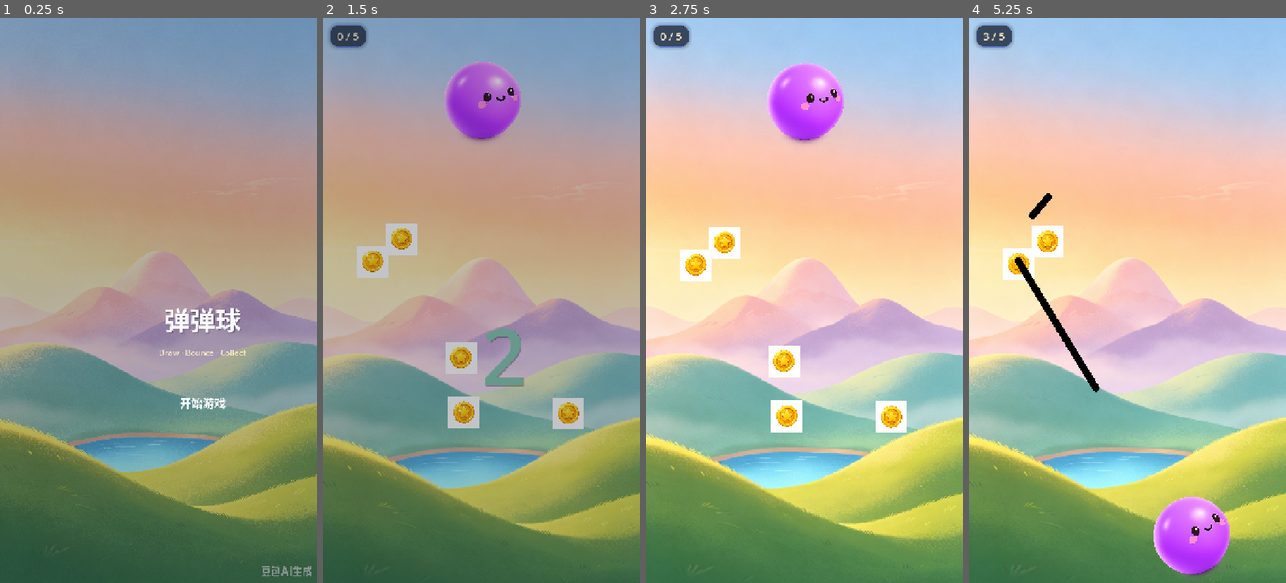
Above: before the commit, frames 1-4 (left to right).
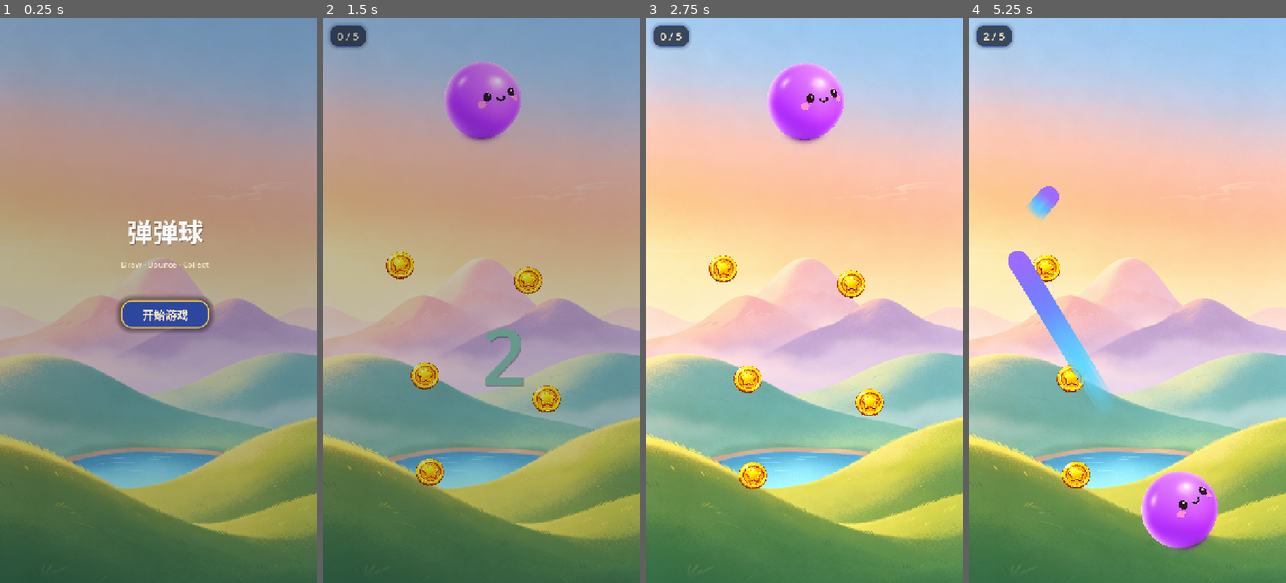
Above: after the commit, the same moments.

Repository: day-dreamer-11/bounce-line-
Game: Godot game, scene res://scenes/TrailDemo.tscn
Same seed, same stepped clock (60 frames per second), same inputs: the game is played once before the commit and once after it.
Inputs (mouse positions are in pixels of both pictures, inside the frame that each line leads up to):
- Up to frame 1 (0.25 s): no input
- Up to frame 2 (1.5 s): click "开始游戏" at 0.5 s; tap Enter at 1.25 s; move the mouse to (551, 272) at 1.27 s; click (551, 272) at 1.42 s
- Up to frame 3 (2.75 s): drag from (741, 328) to (890, 419) at 2.02 s
- Up to frame 4 (5.25 s): move the mouse to (1159, 176) at 2.77 s; click (1159, 176) at 2.92 s; drag from (1111, 413) to (1019, 260) at 3.52 s; move the mouse to (1222, 385) at 4.27 s; click (1222, 385) at 4.42 s; drag from (1032, 215) to (1079, 159) at 5.02 s

The runs differ from the first frame. In frame 1, 19% of the frame differs, in the area x 0-100%, y 35-99%; in frame 2, 4.3%; in frame 3, 4.4%; in frame 4, 7.7%.

Commit message:
feat: Glow trail system + coin enlargement + premium UI buttons
- Stroke redesigned with 3-layer Line2D glow (outer/mid/core) using
  purple-blue-cyan gradient, width curve taper, and soft-edge shader
- Trail points expire naturally over 2s; speed affects length (300-450px)
- Sparkle particles emit during drawing, count scales with ball speed
- Coin DISPLAY_RADIUS 36→54, collision synced; safe distance 380px
- All screens unified to background.png; UI shifted upper-left
- Buttons restyled with gold 3px border, deep blue fill, layered shadows

Co-Authored-By: Claude Opus 4.7 <noreply@anthropic.com>

Diff:
--- /dev/null
+++ b/assets/trail_glow.gdshader
@@ -0,0 +1,10 @@
+shader_type canvas_item;
+render_mode unshaded;
+
+uniform float edge_softness : hint_range(0.0, 1.0) = 0.5;
+
+void fragment() {
+	float dist = abs(UV.y - 0.5) * 2.0;
+	float soft = 1.0 - smoothstep(edge_softness, 1.0, dist);
+	COLOR.a *= soft;
+}
--- a/scenes/Stroke.tscn
+++ b/scenes/Stroke.tscn
@@ -5,7 +5,11 @@
 [node name="Stroke" type="Node2D"]
 script = ExtResource("1_stroke")
 
-[node name="Line2D" type="Line2D" parent="."]
+[node name="OuterLine" type="Line2D" parent="."]
+
+[node name="MidLine" type="Line2D" parent="."]
+
+[node name="CoreLine" type="Line2D" parent="."]
 
 [node name="StaticBody2D" type="StaticBody2D" parent="."]
 
--- a/scripts/coin.gd
+++ b/scripts/coin.gd
@@ -1,7 +1,7 @@
 extends Area2D
 ## Gold coin — texture from assets/coin.png, collision matches display.
 
-const DISPLAY_RADIUS := 36.0
+const DISPLAY_RADIUS := 54.0
 
 signal collected
 
--- a/scripts/coin_container.gd
+++ b/scripts/coin_container.gd
@@ -2,9 +2,9 @@
 ## Spawns 5 coins at random positions + shows collection counter.
 
 const COIN_COUNT := 5
-const COIN_RADIUS := 18.0
-const EDGE_MARGIN := 80.0
-const BALL_SAFE_DIST := 200.0
+const COIN_RADIUS := 54.0
+const EDGE_MARGIN := 110.0
+const BALL_SAFE_DIST := 380.0
 
 const COLOR_BLUE := Color(0.35, 0.49, 0.93)
 const COLOR_WHITE := Color(0.98, 0.98, 0.99)
@@ -59,7 +59,7 @@
 
 func _spawn_coins() -> void:
 	var bounds := Vector2(720, 1280)
-	var ball_pos := Vector2(360, 130)
+	var ball_pos: Vector2 = get_node("../Ball").position
 	var placed: Array[Vector2] = []
 
 	for _i in COIN_COUNT:
@@ -114,7 +114,7 @@
 	canvas.process_mode = Node.PROCESS_MODE_ALWAYS
 	add_child(canvas)
 
-	var tex := load("res://assets/ui_overlay.png")
+	var tex := load("res://assets/background.png")
 	if tex:
 		var bg := TextureRect.new()
 		bg.texture = tex
@@ -131,6 +131,7 @@
 
 	var vbox := VBoxContainer.new()
 	vbox.set_anchors_preset(Control.PRESET_CENTER)
+	vbox.position = Vector2(-85, -200)
 	vbox.alignment = BoxContainer.ALIGNMENT_CENTER
 	vbox.add_theme_constant_override("separation", 20)
 	canvas.add_child(vbox)
@@ -192,29 +193,45 @@
 func _make_styled_button(text: String, w: float, h: float) -> Button:
 	var btn := Button.new()
 	btn.text = text
-	btn.flat = true
+	btn.alignment = HORIZONTAL_ALIGNMENT_CENTER
 	btn.add_theme_font_size_override("font_size", 24)
-	btn.add_theme_color_override("font_color", COLOR_WHITE)
+	btn.add_theme_color_override("font_color", COLOR_GOLD)
 	btn.custom_minimum_size = Vector2(w, h)
 
+	const BORDER := Color(0.96, 0.82, 0.35, 0.9)
+
 	var normal := StyleBoxFlat.new()
-	normal.bg_color = COLOR_BLUE
-	normal.corner_radius_top_left = 20
-	normal.corner_radius_top_right = 20
-	normal.corner_radius_bottom_left = 20
-	normal.corner_radius_bottom_right = 20
-	normal.shadow_size = 8
-	normal.shadow_color = Color(COLOR_BLUE.r, COLOR_BLUE.g, COLOR_BLUE.b, 0.4)
+	normal.bg_color = Color(0.18, 0.28, 0.62)
+	normal.corner_radius_top_left = 24
+	normal.corner_radius_top_right = 24
+	normal.corner_radius_bottom_left = 24
+	normal.corner_radius_bottom_right = 24
+	normal.border_width_left = 3
+	normal.border_width_right = 3
+	normal.border_width_top = 3
+	normal.border_width_bottom = 3
+	normal.border_color = BORDER
+	normal.shadow_size = 14
+	normal.shadow_color = Color(0, 0, 0, 0.45)
 	btn.add_theme_stylebox_override("normal", normal)
 
 	var hover := normal.duplicate()
-	hover.bg_color = Color(0.45, 0.58, 0.96)
+	hover.bg_color = Color(0.25, 0.36, 0.72)
+	hover.border_color = Color(1.0, 0.92, 0.55, 0.95)
+	hover.shadow_size = 20
+	hover.shadow_color = Color(COLOR_BLUE.r, COLOR_BLUE.g, COLOR_BLUE.b, 0.5)
 	btn.add_theme_stylebox_override("hover", hover)
 
 	var pressed := normal.duplicate()
 	pressed.bg_color = Color(0.20, 0.31, 0.72)
-	pressed.shadow_size = 2
+	pressed.border_color = Color(0.75, 0.60, 0.15, 0.8)
+	pressed.shadow_size = 4
+	pressed.shadow_color = Color(0, 0, 0, 0.2)
+	pressed.content_margin_top = 4
+	pressed.content_margin_bottom = -4
 	btn.add_theme_stylebox_override("pressed", pressed)
+
+	btn.add_theme_stylebox_override("focus", normal)
 
 	btn.pressed.connect(func():
 		var tw := create_tween()
--- a/scripts/stroke.gd
+++ b/scripts/stroke.gd
@@ -1,40 +1,78 @@
 extends Node2D
-## A single stroke — Line2D visual + collision for ball bounce.
+## Energy trail stroke — multi-layer glow.
 
-const LINE_WIDTH := 16.0
+const COLOR_CORE := Color("9D6BFF")
+const COLOR_MID := Color("6F7DFF")
+const COLOR_EDGE := Color("5FD8FF")
+
 const POINT_LIFETIME := 2.0
-const MIN_SAMPLE_DIST := 6.0
-const MAX_TOTAL_DIST := 400.0
+const FADE_DURATION := 1.0
+const MIN_SAMPLE_DIST := 2.0
+const TRAIL_MIN_LEN := 300.0
+const TRAIL_MAX_LEN := 450.0
+const COLLISION_HALF := 8.0
 
 var _points: Array[Dictionary] = []
 var _total_dist: float = 0.0
+var _max_length: float = TRAIL_MIN_LEN
+var _fading: bool = false
 
-@onready var _line: Line2D = $Line2D
+@onready var _outer: Line2D = $OuterLine
+@onready var _mid: Line2D = $MidLine
+@onready var _core: Line2D = $CoreLine
 @onready var _collision: CollisionPolygon2D = $StaticBody2D/CollisionPolygon2D
 
 
 func _ready() -> void:
-	_line.width = LINE_WIDTH
-	_line.default_color = Color.BLACK
-	_line.begin_cap_mode = Line2D.LINE_CAP_ROUND
-	_line.end_cap_mode = Line2D.LINE_CAP_ROUND
-	_line.joint_mode = Line2D.LINE_JOINT_ROUND
-	_line.clear_points()
+	_setup_line(_outer, 48.0, Color(COLOR_EDGE.r, COLOR_EDGE.g, COLOR_EDGE.b, 0.06))
+	_setup_line(_mid, 28.0, Color(COLOR_MID.r, COLOR_MID.g, COLOR_MID.b, 0.18))
+	_setup_line(_core, 16.0, COLOR_CORE)
 
-	_collision.polygon = PackedVector2Array()
-	_collision.disabled = true
+	var curve := Curve.new()
+	curve.bake_resolution = 32
+	curve.add_point(Vector2(0.0, 0.1), 0, 0, Curve.TANGENT_LINEAR, Curve.TANGENT_LINEAR)
+	curve.add_point(Vector2(0.3, 0.4), 0, 0, Curve.TANGENT_LINEAR, Curve.TANGENT_LINEAR)
+	curve.add_point(Vector2(0.7, 0.8), 0, 0, Curve.TANGENT_LINEAR, Curve.TANGENT_LINEAR)
+	curve.add_point(Vector2(1.0, 1.0), 0, 0, Curve.TANGENT_LINEAR, Curve.TANGENT_LINEAR)
+	_core.width_curve = curve
 
 	var mat := PhysicsMaterial.new()
 	mat.bounce = 1.0
 	mat.friction = 0.0
 	$StaticBody2D.physics_material_override = mat
+	_collision.polygon = PackedVector2Array()
+	_collision.disabled = true
+
+
+func _setup_line(line: Line2D, base_width: float, color: Color) -> void:
+	line.width = base_width
+	line.default_color = color
+	line.begin_cap_mode = Line2D.LINE_CAP_ROUND
+	line.end_cap_mode = Line2D.LINE_CAP_ROUND
+	line.joint_mode = Line2D.LINE_JOINT_ROUND
+
+	var grad := Gradient.new()
+	grad.offsets = PackedFloat32Array([0.0, 0.15, 0.4, 0.7, 1.0])
+	grad.colors = PackedColorArray([
+		Color(COLOR_EDGE, 0.0),
+		Color(COLOR_EDGE.r, COLOR_EDGE.g, COLOR_EDGE.b, 0.2),
+		COLOR_EDGE,
+		COLOR_MID,
+		COLOR_CORE
+	])
+	line.gradient = grad
+
+
+func set_speed_factor(factor: float) -> void:
+	_max_length = lerp(TRAIL_MIN_LEN, TRAIL_MAX_LEN, clampf(factor, 0.0, 1.0))
 
 
 func add_point(pos: Vector2, time: float) -> void:
 	if not _points.is_empty():
-		if pos.distance_to(_points[-1].position) < MIN_SAMPLE_DIST:
+		var d := pos.distance_to(_points[-1].position)
+		if d < MIN_SAMPLE_DIST:
 			return
-		_total_dist += pos.distance_to(_points[-1].position)
+		_total_dist += d
 	_points.append({position = pos, time = time})
 
 
@@ -44,61 +82,77 @@
 	return _points[-1].position
 
 
-## Returns true when all points expired.
 func update_trail(now: float) -> bool:
-	# Remove expired points
+	if _fading:
+		_update_visuals()
+		return false
+
 	while not _points.is_empty() and now - _points[0].time > POINT_LIFETIME:
 		_pop_front()
 
-	# Limit total length — oldest segment gets trimmed first
-	while _total_dist > MAX_TOTAL_DIST and _points.size() >= 2:
+	while _total_dist > _max_length and _points.size() >= 2:
 		_pop_front()
 
 	if _points.is_empty():
 		return true
 
-	# Update visual
+	_update_visuals()
+	return false
+
+
+func _update_visuals() -> void:
+	if _points.is_empty():
+		return
+
 	var pts := PackedVector2Array()
 	pts.resize(_points.size())
 	for i in _points.size():
 		pts[i] = _points[i].position
-	_line.points = pts
 
-	# Update collision polygon
-	_build_collision_polygon()
+	_outer.points = pts
+	_mid.points = pts
+	_core.points = pts
 
-	return false
+	_build_collision(pts)
 
 
-func _build_collision_polygon() -> void:
-	var count := _points.size()
+func _build_collision(pts: PackedVector2Array) -> void:
+	var count := pts.size()
 	if count < 2:
 		_collision.disabled = true
 		return
 
-	var half := LINE_WIDTH / 2.0
 	var left := PackedVector2Array()
 	var right := PackedVector2Array()
 
 	for i in count:
-		var pos: Vector2 = _points[i].position
+		var pos := pts[i]
 		var dir: Vector2
 		if i == 0:
-			dir = (_points[1].position - pos).normalized()
+			dir = (pts[1] - pos).normalized()
 		elif i == count - 1:
-			dir = (pos - _points[i - 1].position).normalized()
+			dir = (pos - pts[i - 1]).normalized()
 		else:
-			dir = (_points[i + 1].position - _points[i - 1].position).normalized()
+			dir = (pts[i + 1] - pts[i - 1]).normalized()
 
 		var perp := Vector2(-dir.y, dir.x)
-		left.append(pos + perp * half)
-		right.append(pos - perp * half)
+		left.append(pos + perp * COLLISION_HALF)
+		right.append(pos - perp * COLLISION_HALF)
 
-	# Reverse right side to create continuous polygon
 	right.reverse()
-	var poly := left + right
-	_collision.polygon = poly
+	_collision.polygon = left + right
 	_collision.disabled = false
+
+
+func start_fade() -> void:
+	if _fading:
+		return
+	_fading = true
+	var tw := create_tween().set_parallel(true)
+	tw.tween_property(_outer, "modulate:a", 0.0, FADE_DURATION).set_ease(Tween.EASE_OUT)
+	tw.tween_property(_mid, "modulate:a", 0.0, FADE_DURATION).set_ease(Tween.EASE_OUT)
+	tw.tween_property(_core, "modulate:a", 0.0, FADE_DURATION).set_ease(Tween.EASE_OUT)
+	tw.chain().tween_callback(queue_free)
 
 
 func _pop_front() -> void:
--- a/scripts/trail_system.gd
+++ b/scripts/trail_system.gd
@@ -6,11 +6,11 @@
 const MIN_SAMPLE_DIST := 6.0
 
 # Color palette from sample: blue-purple + gold accents
-const COLOR_PRIMARY := Color(0.35, 0.49, 0.93)    # #598aed blue
-const COLOR_PRIMARY_DARK := Color(0.20, 0.31, 0.72)  # dark blue
-const COLOR_GOLD := Color(0.96, 0.90, 0.78)        # warm gold highlight
-const COLOR_GOLD_DARK := Color(0.85, 0.65, 0.15)   # deep gold
-const COLOR_WHITE := Color(0.98, 0.98, 0.99)       # off-white text
+const COLOR_PRIMARY := Color(0.35, 0.49, 0.93)
+const COLOR_PRIMARY_DARK := Color(0.20, 0.31, 0.72)
+const COLOR_GOLD := Color(0.96, 0.90, 0.78)
+const COLOR_GOLD_DARK := Color(0.85, 0.65, 0.15)
+const COLOR_WHITE := Color(0.98, 0.98, 0.99)
 const COLOR_SHADOW := Color(0.0, 0.0, 0.0, 0.3)
 
 var _is_drawing := false
@@ -19,6 +19,13 @@
 var _stroke_scene: PackedScene = null
 
 var _strokes: Array[Node2D] = []
+
+# Speed tracking
+var _ball_last_pos: Vector2 = Vector2.ZERO
+var _ball_speed: float = 0.0
+
+# Particle system for sparkles
+var _sparkles: CPUParticles2D = null
 
 
 func _ready() -> void:
@@ -27,6 +34,7 @@
 	_stroke_scene = load("res://scenes/Stroke.tscn")
 	_create_borders()
 	_create_start_screen()
+	_setup_sparkles()
 	$Ball.fell_off_screen.connect(_on_game_over)
 
 
@@ -46,8 +54,48 @@
 	canvas.add_child(bg)
 
 
+func _setup_sparkles() -> void:
+	_sparkles = CPUParticles2D.new()
+	_sparkles.name = "Sparkles"
+	_sparkles.emitting = false
+	_sparkles.one_shot = false
+	_sparkles.amount = 6
+	_sparkles.lifetime = 0.4
+	_sparkles.explosiveness = 0.35
+	_sparkles.spread = 50.0
+	_sparkles.speed_scale = 0.5
+	_sparkles.gravity = Vector2(0, -8)
+	_sparkles.scale_amount_min = 0.8
+	_sparkles.scale_amount_max = 3.0
+	_sparkles.color = Color.WHITE
+
+	var ramp := Gradient.new()
+	ramp.offsets = PackedFloat32Array([0.0, 0.5, 1.0])
+	ramp.colors = PackedColorArray([
+		Color(1.0, 1.0, 1.0, 1.0),
+		Color(0.85, 0.78, 1.0, 0.7),
+		Color(0.62, 0.42, 1.0, 0.0)
+	])
+	_sparkles.color_ramp = ramp
+
+	var dot_tex := _make_dot_texture(16)
+	_sparkles.texture = dot_tex
+	add_child(_sparkles)
+
+
+func _make_dot_texture(size: int = 16) -> ImageTexture:
+	var img := Image.create(size, size, false, Image.FORMAT_RGBA8)
+	var cx := size / 2.0
+	for x in size:
+		for y in size:
+			var d := Vector2(x - cx + 0.5, y - cx + 0.5).length() / cx
+			var a := 1.0 - smoothstep(0.0, 1.0, d)
+			img.set_pixel(x, y, Color(1, 1, 1, a))
+	return ImageTexture.create_from_image(img)
+
+
 func _make_overlay_bg(canvas: CanvasLayer) -> void:
-	var tex := load("res://assets/ui_overlay.png")
+	var tex := load("res://assets/background.png")
 	if not tex:
 		return
 	var bg := TextureRect.new()
@@ -87,42 +135,62 @@
 func _make_button(text: String, font_size: int, w: float, h: float) -> Button:
 	var btn := Button.new()
 	btn.text = text
-	btn.flat = true
+	btn.alignment = HORIZONTAL_ALIGNMENT_CENTER
 	btn.add_theme_font_size_override("font_size", font_size)
-	btn.add_theme_color_override("font_color", COLOR_WHITE)
+	btn.add_theme_color_override("font_color", COLOR_GOLD)
 	btn.custom_minimum_size = Vector2(w, h)
 
+	# Gold border
+	const BORDER := Color(0.96, 0.82, 0.35, 0.9)
+	const BORDER_SOFT := Color(0.96, 0.82, 0.35, 0.4)
+
 	var normal := StyleBoxFlat.new()
-	normal.bg_color = COLOR_PRIMARY
-	normal.corner_radius_top_left = 20
-	normal.corner_radius_top_right = 20
-	normal.corner_radius_bottom_left = 20
-	normal.corner_radius_bottom_right = 20
-	normal.shadow_size = 8
-	normal.shadow_color = Color(COLOR_PRIMARY.r, COLOR_PRIMARY.g, COLOR_PRIMARY.b, 0.4)
+	normal.bg_color = Color(0.18, 0.28, 0.62)
+	normal.corner_radius_top_left = 24
+	normal.corner_radius_top_right = 24
+	normal.corner_radius_bottom_left = 24
+	normal.corner_radius_bottom_right = 24
+	normal.border_width_left = 3
+	normal.border_width_right = 3
+	normal.border_width_top = 3
+	normal.border_width_bottom = 3
+	normal.border_color = BORDER
+	normal.shadow_size = 14
+	normal.shadow_color = Color(0, 0, 0, 0.45)
 	btn.add_theme_stylebox_override("normal", normal)
 
 	var hover := normal.duplicate()
-	hover.bg_color = Color(0.45, 0.58, 0.96)
+	hover.bg_color = Color(0.25, 0.36, 0.72)
+	hover.border_color = Color(1.0, 0.92, 0.55, 0.95)
+	hover.shadow_size = 20
+	hover.shadow_color = Color(COLOR_PRIMARY.r, COLOR_PRIMARY.g, COLOR_PRIMARY.b, 0.5)
 	btn.add_theme_stylebox_override("hover", hover)
 
 	var pressed := normal.duplicate()
 	pressed.bg_color = COLOR_PRIMARY_DARK
-	pressed.shadow_size = 2
+	pressed.border_color = Color(0.75, 0.60, 0.15, 0.8)
+	pressed.shadow_size = 4
+	pressed.shadow_color = Color(0, 0, 0, 0.2)
+	# Shift down to simulate press
+	pressed.content_margin_top = 4
+	pressed.content_margin_bottom = -4
 	btn.add_theme_stylebox_override("pressed", pressed)
+
+	# Focus style same as normal
+	btn.add_theme_stylebox_override("focus", normal)
 
 	btn.mouse_entered.connect(func():
 		var tw := create_tween()
-		tw.tween_property(btn, "scale", Vector2(1.05, 1.05), 0.1).set_ease(Tween.EASE_OUT)
+		tw.tween_property(btn, "scale", Vector2(1.04, 1.04), 0.12).set_ease(Tween.EASE_OUT)
 	)
 	btn.mouse_exited.connect(func():
 		var tw := create_tween()
-		tw.tween_property(btn, "scale", Vector2(1.0, 1.0), 0.1)
+		tw.tween_property(btn, "scale", Vector2(1.0, 1.0), 0.12)
 	)
 	btn.pressed.connect(func():
 		var tw := create_tween()
-		tw.tween_property(btn, "scale", Vector2(0.93, 0.93), 0.06)
-		tw.tween_property(btn, "scale", Vector2(1.0, 1.0), 0.2).set_ease(Tween.EASE_OUT).set_trans(Tween.TRANS_BACK)
+		tw.tween_property(btn, "scale", Vector2(0.94, 0.94), 0.05)
+		tw.tween_property(btn, "scale", Vector2(1.0, 1.0), 0.25).set_ease(Tween.EASE_OUT).set_trans(Tween.TRANS_BACK)
 	)
 
 	return btn
@@ -135,7 +203,6 @@
 
 	_make_overlay_bg(canvas)
 
-	# Semi-transparent dark overlay for contrast
 	var overlay := ColorRect.new()
 	overlay.color = Color(0.05, 0.08, 0.15, 0.3)
 	overlay.set_anchors_preset(Control.PRESET_FULL_RECT)
@@ -143,6 +210,7 @@
 
 	var vbox := VBoxContainer.new()
 	vbox.set_anchors_preset(Control.PRESET_CENTER)
+	vbox.position = Vector2(-85, -200)
 	vbox.alignment = BoxContainer.ALIGNMENT_CENTER
 	vbox.add_theme_constant_override("separation", 24)
 	canvas.add_child(vbox)
@@ -177,7 +245,6 @@
 	cc.name = "Countdown"
 	add_child(cc)
 
-	# Dark overlay for countdown readability
 	var overlay := ColorRect.new()
 	overlay.color = Color(0.05, 0.08, 0.15, 0.25)
 	overlay.set_anchors_preset(Control.PRESET_FULL_RECT)
@@ -196,15 +263,16 @@
 		ball.freeze = false
 		_countdown_active = false
 		_game_started = true
+		_ball_last_pos = ball.global_position
 		return
 
 	for child in ctrl.get_children():
 		child.queue_free()
 
 	var count_colors := [
-		Color(0.35, 0.49, 0.93),   # blue
-		Color(0.40, 0.60, 0.55),   # teal
-		Color(0.95, 0.55, 0.15),   # orange
+		Color(0.35, 0.49, 0.93),
+		Color(0.40, 0.60, 0.55),
+		Color(0.95, 0.55, 0.15),
 	]
 	var label := _make_shadow_label(str(n), 150, count_colors[3 - n], COLOR_SHADOW)
 	label.set_anchors_preset(Control.PRESET_CENTER)
@@ -256,16 +324,28 @@
 			_is_drawing = false
 
 
-func _process(_delta: float) -> void:
+func _process(delta: float) -> void:
 	if not _game_started:
 		return
 	var now := Time.get_ticks_msec() / 1000.0
+
+	var ball_pos: Vector2 = $Ball.global_position
+	_ball_speed = _ball_last_pos.distance_to(ball_pos) / max(delta, 0.0001)
+	_ball_last_pos = ball_pos
+	var speed_factor := clampf(_ball_speed / 600.0, 0.0, 1.0)
 
 	if _is_drawing and not _strokes.is_empty():
 		var pos := get_global_mouse_position()
 		var stroke := _strokes[-1]
 		if not _segment_hits_ball(pos, stroke):
 			stroke.add_point(pos, now)
+		stroke.set_speed_factor(speed_factor)
+		_sparkles.position = pos
+		_sparkles.emitting = true
+		_sparkles.amount = int(lerp(4.0, 12.0, speed_factor))
+		_sparkles.speed_scale = lerp(0.3, 0.8, speed_factor)
+	else:
+		_sparkles.emitting = false
 
 	var i := 0
 	while i < _strokes.size():
@@ -282,6 +362,11 @@
 	add_child(s)
 	_strokes.append(s)
 	s.add_point(get_global_mouse_position(), Time.get_ticks_msec() / 1000.0)
+	s.tree_exited.connect(_on_stroke_freed.bind(s))
+
+
+func _on_stroke_freed(s: Node2D) -> void:
+	_strokes.erase(s)
 
 
 func _segment_hits_ball(pos: Vector2, stroke: Node2D) -> bool:
@@ -320,6 +405,7 @@
 
 	var vbox := VBoxContainer.new()
 	vbox.set_anchors_preset(Control.PRESET_CENTER)
+	vbox.position = Vector2(-85, -200)
 	vbox.alignment = BoxContainer.ALIGNMENT_CENTER
 	vbox.add_theme_constant_override("separation", 24)
 	canvas.add_child(vbox)
Binary file changed: assets/coin.png
